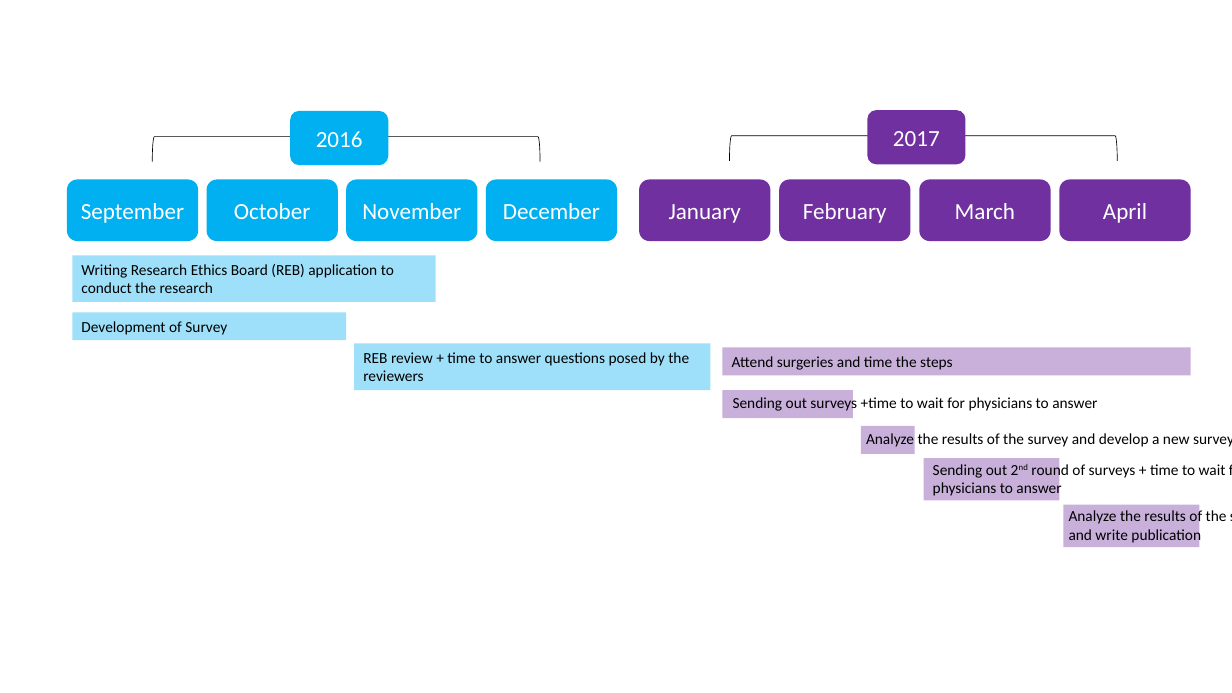
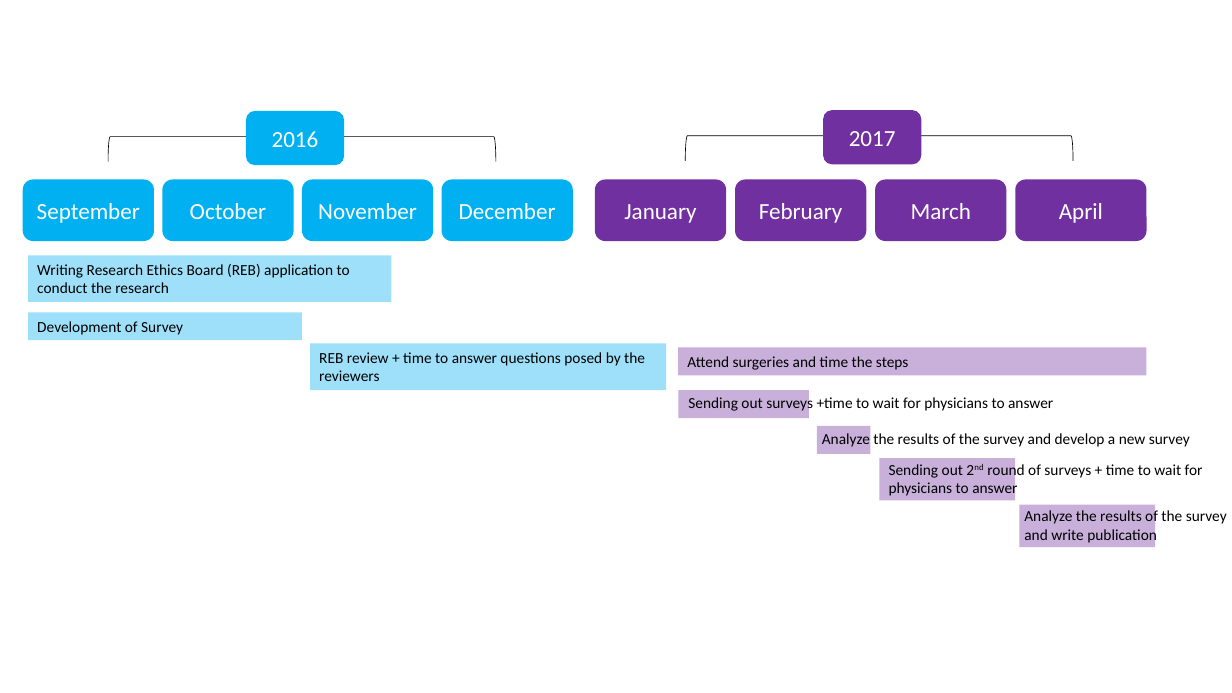
Before and after one commit to arushriswarup/Graduate-School, a slide deck: slide 2 of Bioengineering Science/timeline.pptx. Drawn at 1232x693 pixels with LibreOffice and Linux fonts; fonts in the diff are those of the drawing. Boxes give left, top, right and bottom in pixels: in the first picture for what was removed or moved away, otherwise in the second. Text is boxed around its words. In the diff, an @@ line names an element or a change of style, - is before the commit and + after.

```diff
--- a/Bioengineering Science/timeline.pptx
+++ b/Bioengineering Science/timeline.pptx
@@ 10 rounded rectangles, 8 rectangles, 4 texts, 2 left brackets: place and size @@
-10 rounded rectangles, 8 rectangles, 4 texts, 2 left brackets at [67, 110, 1227, 547]
+10 rounded rectangles, 8 rectangles, 4 texts, 2 left brackets at [23, 110, 1227, 547]
```
Also in this commit, not shown: 5 other files.
